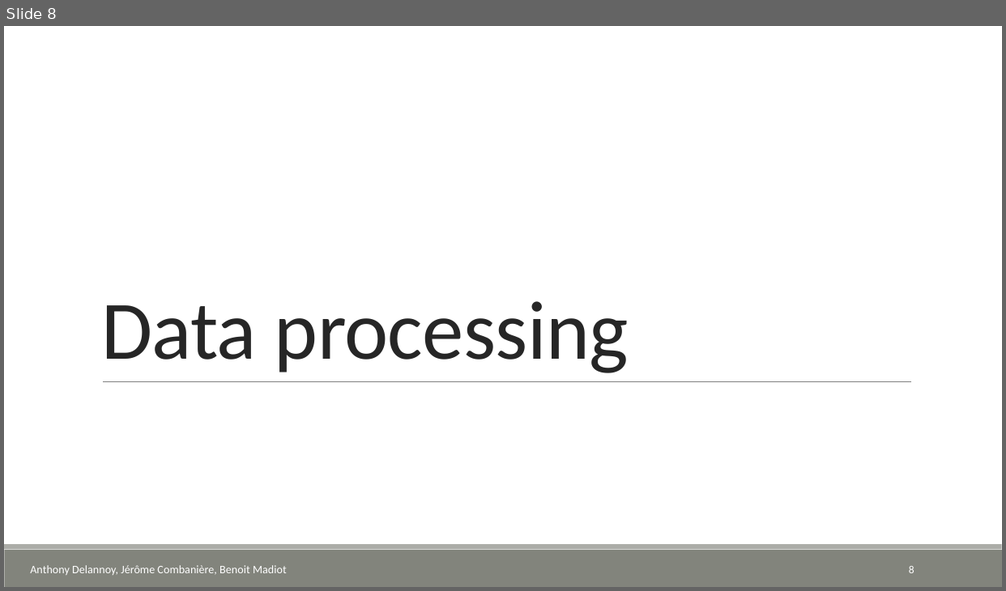
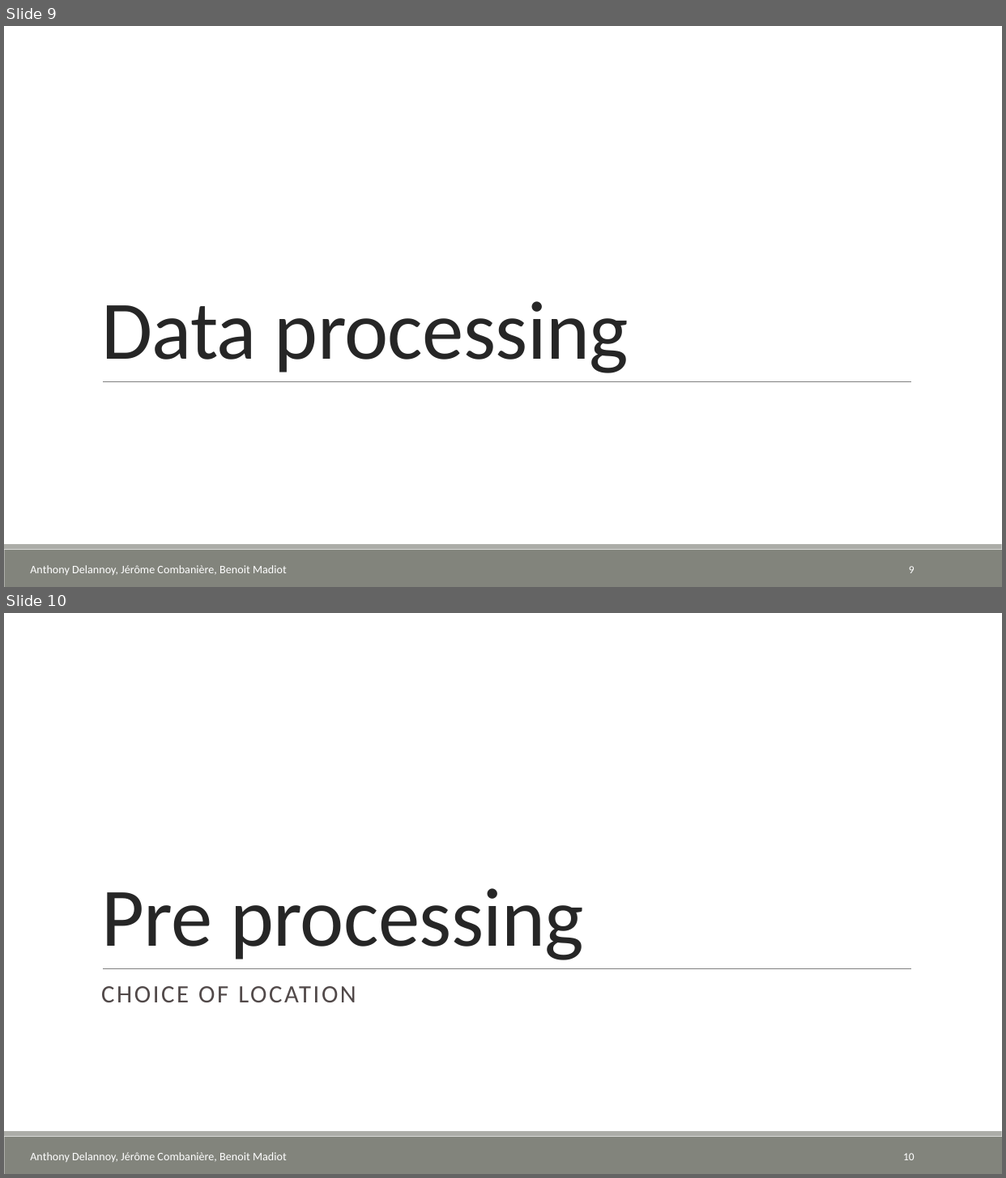
Before and after one commit to atbd/CLS, a slide deck: presentation/Presentation.pptx. Shown one above the other, each under a label of ours: slide 8 before the commit, slides 9 and 10 after it. The pictures are 1006x591 and 1006x1178 pixels, drawn with LibreOffice and Linux fonts; fonts in the diff are those of the drawing; background and template pictures are left out. Boxes give left, top, right and bottom in pixels: in the first picture for what was removed or moved away, otherwise in the second. Text is boxed around its words. In the diff, an @@ line names an element or a change of style, - is before the commit and + after.

```diff
--- a/presentation/Presentation.pptx
+++ b/presentation/Presentation.pptx
@@ slide 10 added at box(4, 613, 1002, 1174), background #FFFFFF; not listed: 3 template elements that a slide beside it also shows @@
@@ title added at box(101, 888, 584, 960), 80 pt, text #262626 @@
+Pre processing
@@ text added at box(101, 986, 356, 1003), 24 pt, text #514949 @@
+CHOICE OF LOCATION
@@ text added at box(30, 1152, 287, 1162), 11 pt, text #FFFFFF @@
+Anthony Delannoy, Jérôme Combanière, Benoit Madiot
@@ page number added at box(903, 1153, 914, 1161), 10.5 pt, text #FFFFFF @@
+10
@@ what was slide 8 is now slide 9 @@
@@ page number at box(909, 566, 914, 574): text changed @@
-8
+9
```
Also in this commit, not shown: 3 slides changed, 4 other slides added.
